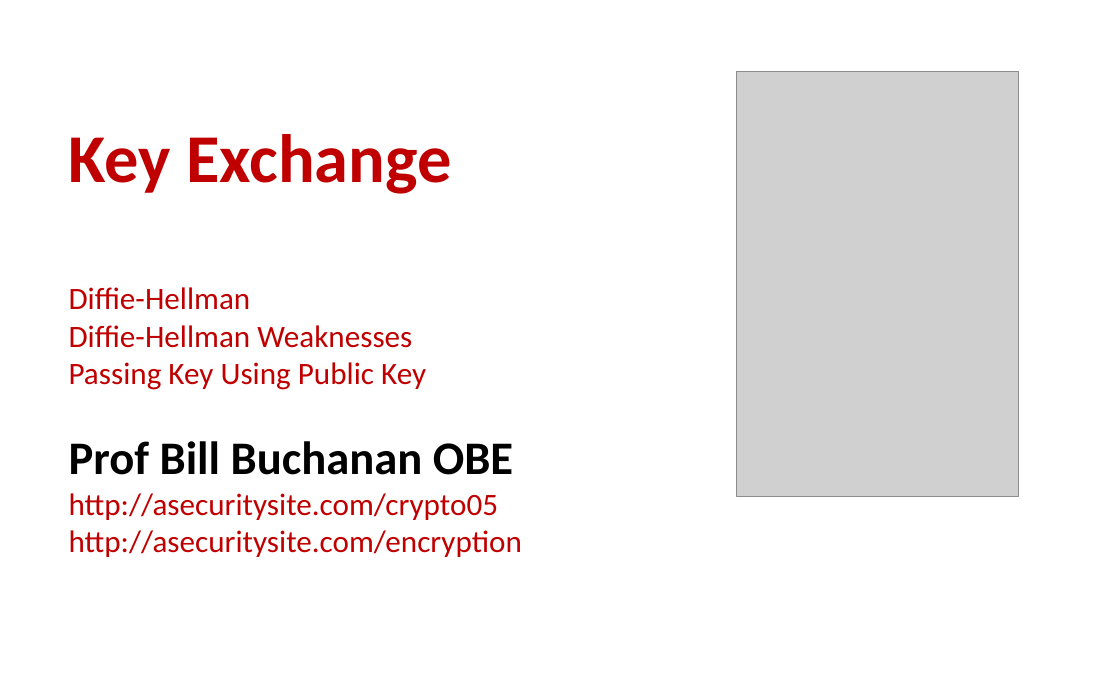
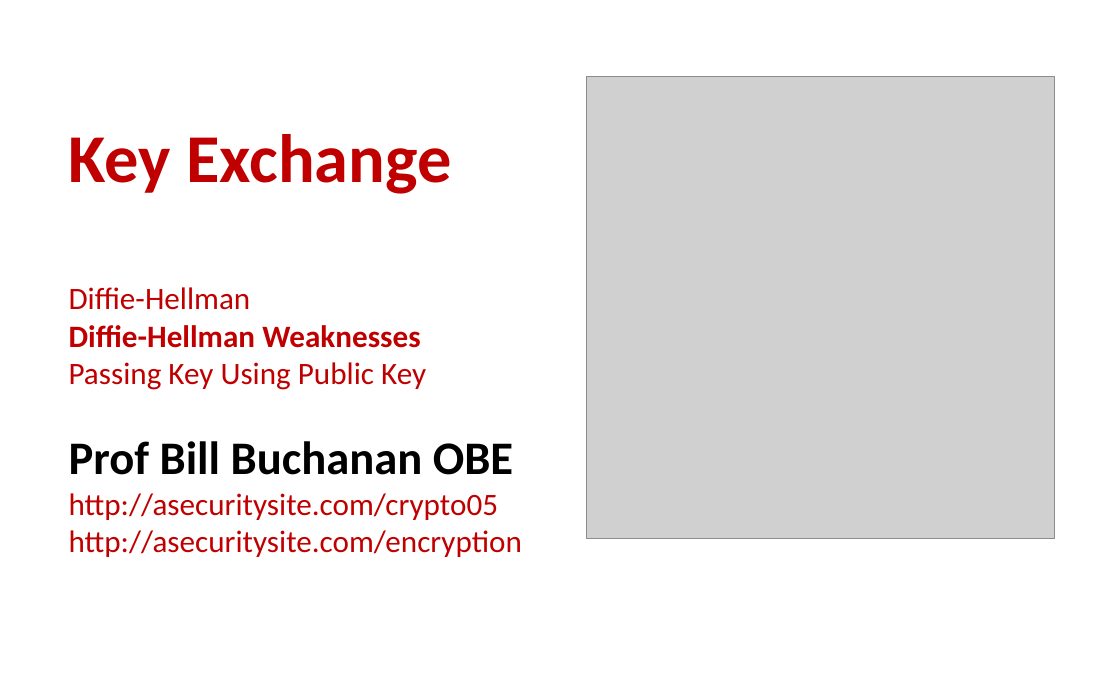
Before and after one commit to billbuchanan/csn09112, a slide deck: slide 13 of week06_public_key/lecture/chapter05_key_exchange.ppt (slide 15 before the commit). Drawn at 1120x700 pixels with LibreOffice and Linux fonts; fonts in the diff are those of the drawing; grey boxes stand for pictures. Boxes give left, top, right and bottom in pixels: in the first picture for what was removed or moved away, otherwise in the second. Text is boxed around its words. In the diff, an @@ line names an element or a change of style, - is before the commit and + after.

```diff
--- a/week06_public_key/lecture/chapter05_key_exchange.ppt
+++ b/week06_public_key/lecture/chapter05_key_exchange.ppt
@@ picture: place and size @@
-picture at <box>736,72,1018,497</box>
+picture at <box>587,76,1055,539</box>
@@ title "Key Exchange Diffie-Hellman Diffie-Hellman Weaknesses ..." at <box>69,287,522,557</box>: bold on in "Diffie-Hellman Weaknesses" @@
```
Also in this commit, not shown: 2 other slides changed, 6 slides added, 3 slides removed, 6 other files.
